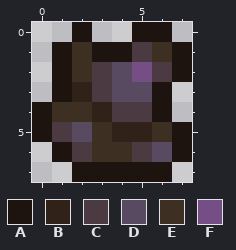
Pixel-art sprite -- Items/AbandonedVillage/CorruptionSoot.png. The picture above is the old version.
The file is 16x16 pixels, drawn in blocks of 2x2; one block is one cell here.
Palette (. is transparent): A #1e140f  B #302119  C #4b3a41  D #584a61  E #3e2f23  F #744e84
Pixels before, first column x 0:
0 ..A..AA.
1 .AEAACEA
2 .AECDFCA
3 .ABCDDA.
4 AEEBCCA.
5 ACDEBBEA
6 .ACEECDA
7 ..AAAAA.
After the commit:
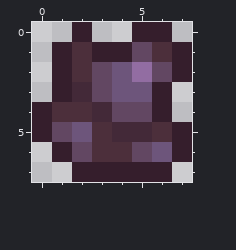
The exact change:
colour A: #1e140f -> #351e2c
colour B: #302119 -> #432938
colour C: #4b3a41 -> #624762
colour D: #584a61 -> #6d557b
colour E: #3e2f23 -> #4c2f3b
colour F: #744e84 -> #926da2
